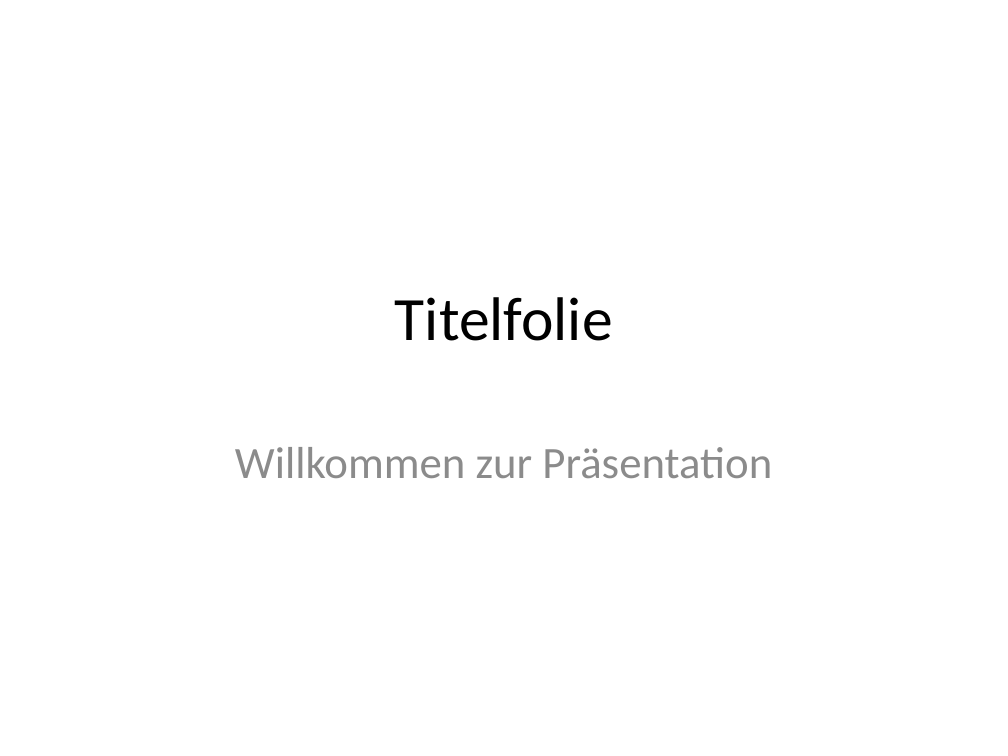
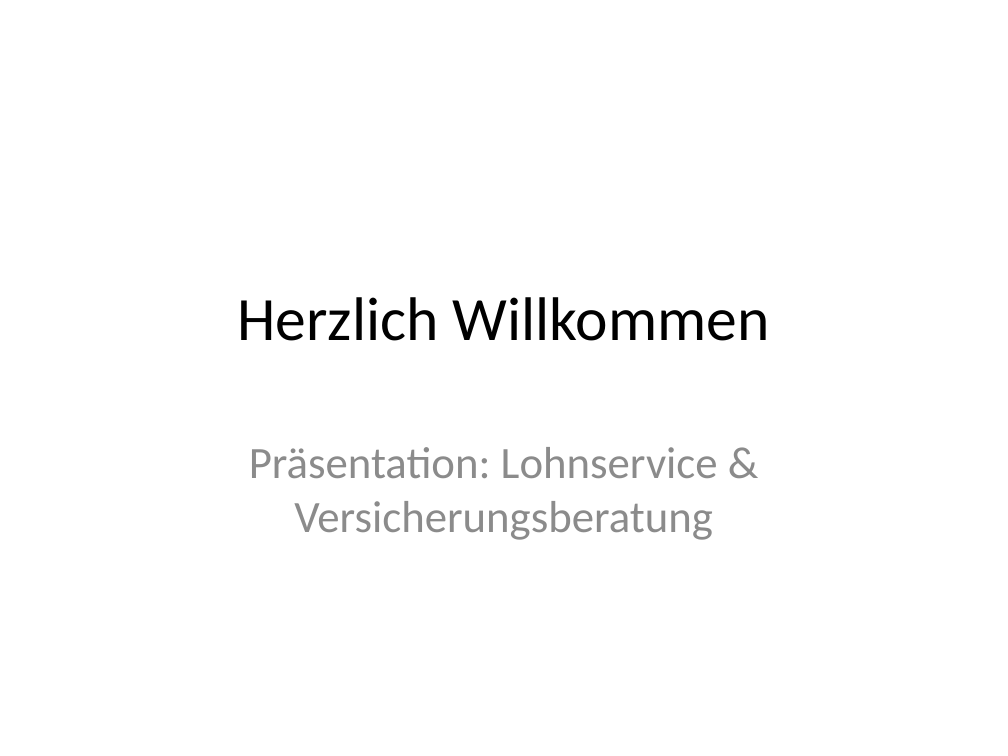
Before and after one commit to BDOZug/json-to-pptx, a slide deck: slide 1 of output_presentation.pptx. Drawn at 1008x756 pixels with LibreOffice and Linux fonts; fonts in the diff are those of the drawing. Boxes give left, top, right and bottom in pixels: in the first picture for what was removed or moved away, otherwise in the second. Text is boxed around its words. In the diff, an @@ line names an element or a change of style, - is before the commit and + after.

```diff
--- a/output_presentation.pptx
+++ b/output_presentation.pptx
@@ title at [238, 297, 770, 341]: text changed @@
-Titelfolie
+Herzlich Willkommen
@@ subtitle at [249, 447, 718, 540]: text changed @@
-Willkommen zur Präsentation
+Präsentation: Lohnservice & Versicherungsberatung
```
Also in this commit, not shown: 3 slides added, 1 slide removed, 4 other files.
